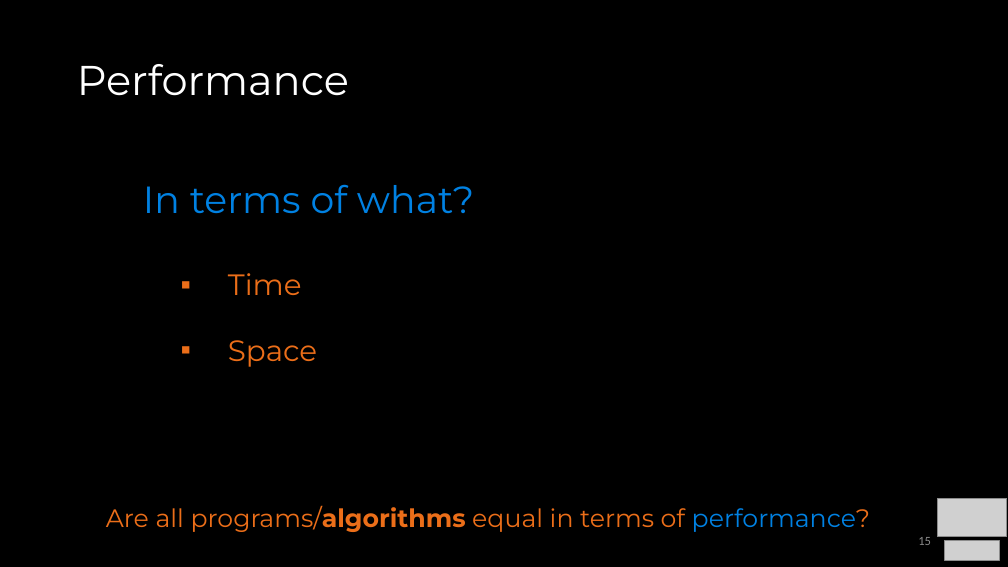
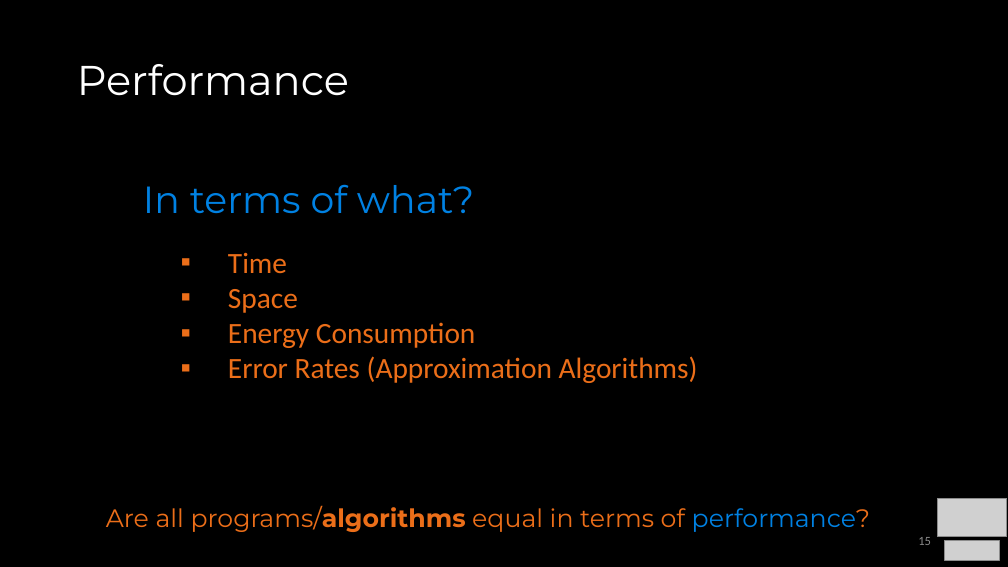
Before and after one commit to COP3530/Instructional-Content, a slide deck: slide 15 of Slides/Slides-PPT/1 - Algorithmic Analysis.pptx. Drawn at 1008x567 pixels with LibreOffice and Linux fonts; fonts in the diff are those of the drawing; grey boxes stand for pictures. Boxes give left, top, right and bottom in pixels: in the first picture for what was removed or moved away, otherwise in the second. Text is boxed around its words. In the diff, an @@ line names an element or a change of style, - is before the commit and + after.

```diff
--- a/Slides/Slides-PPT/1 - Algorithmic Analysis.pptx
+++ b/Slides/Slides-PPT/1 - Algorithmic Analysis.pptx
@@ text at [228, 252, 298, 313]: font Montserrat to Calibri in "Time", "Space" @@
@@ text at [228, 322, 698, 383]: paragraphs added @@
+  ▪ Energy Consumption
+  ▪ Error Rates (Approximation Algorithms)
```
Also in this commit, not shown: 8 other slides changed, 1 other file.
